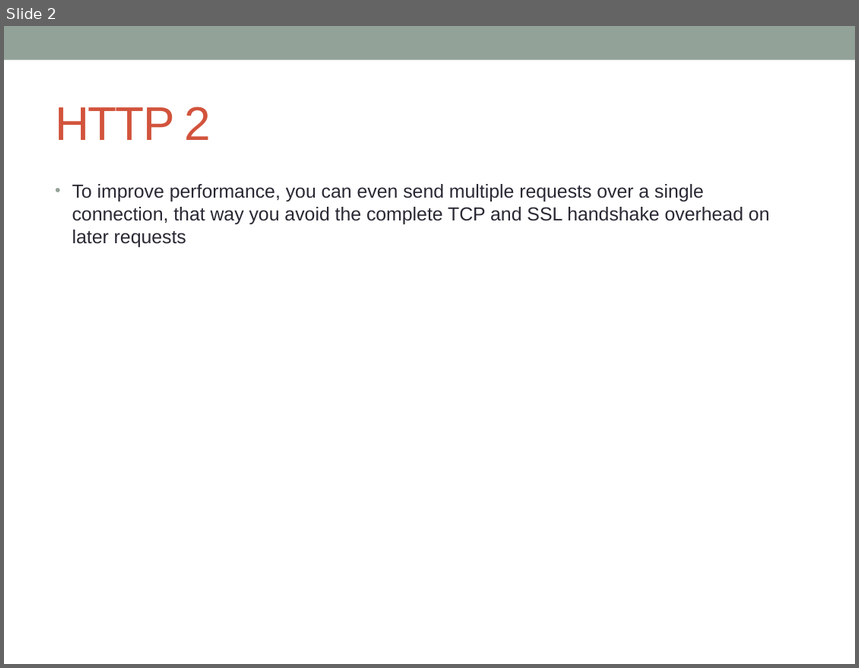
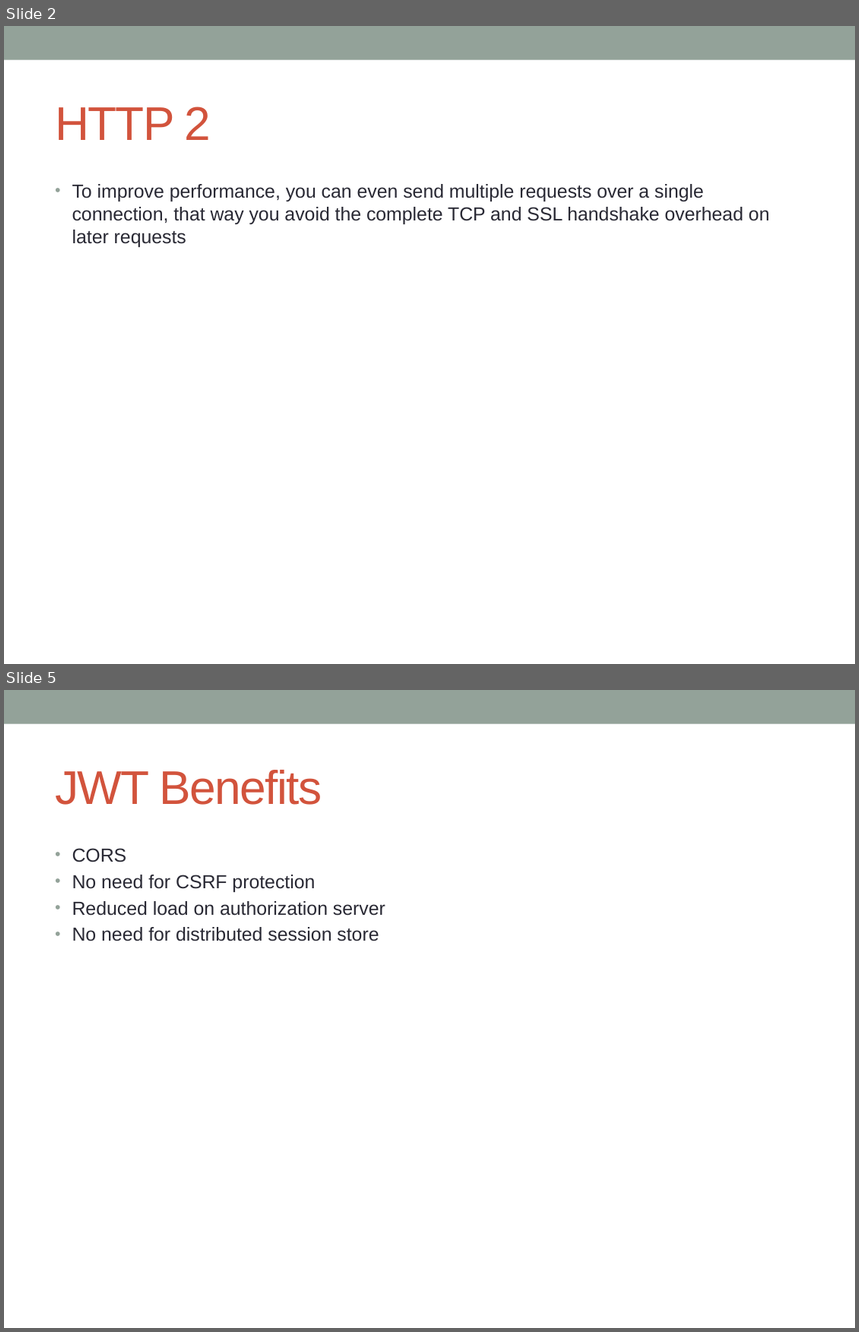
Before and after one commit to notionquest/ProjectDocumentation, a slide deck: RestFul.pptx. Shown one above the other, each under a label of ours: slide 2 before the commit, slides 2 and 5 after it; the slides between them are not shown. The pictures are 859x668 and 859x1332 pixels, drawn with LibreOffice and Linux fonts; fonts in the diff are those of the drawing. Boxes give left, top, right and bottom in pixels: in the first picture for what was removed or moved away, otherwise in the second. Text is boxed around its words. In the diff, an @@ line names an element or a change of style, - is before the commit and + after.

```diff
--- a/RestFul.pptx
+++ b/RestFul.pptx
@@ slide 5 added at [4,690,855,1328], background #FFFFFF; not listed: 1 template element that a slide beside it also shows @@
@@ title added at [55,770,322,805], 40 pt, text #D2533C @@
+JWT Benefits
@@ text added at [72,848,386,942], 16 pt, text #292934 @@
+• CORS
+• No need for CSRF protection
+• Reduced load on authorization server
+• No need for distributed session store
```
Also in this commit, not shown: 1 slide changed, 4 other slides added.
